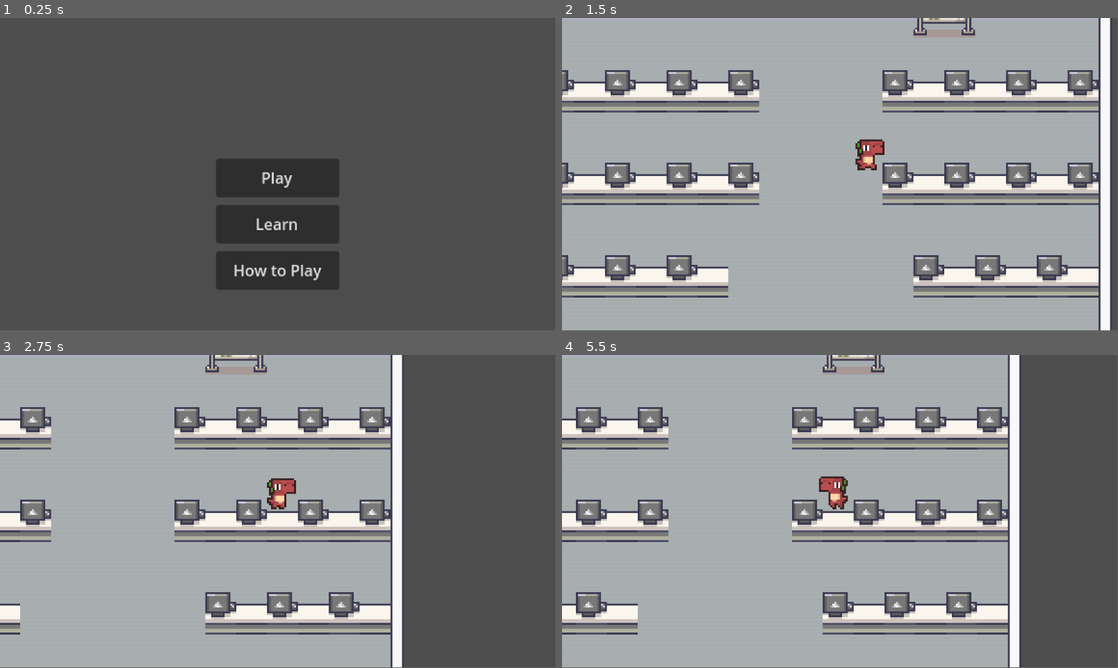
Above: before the commit, frames 1-4 (two rows, left to right).
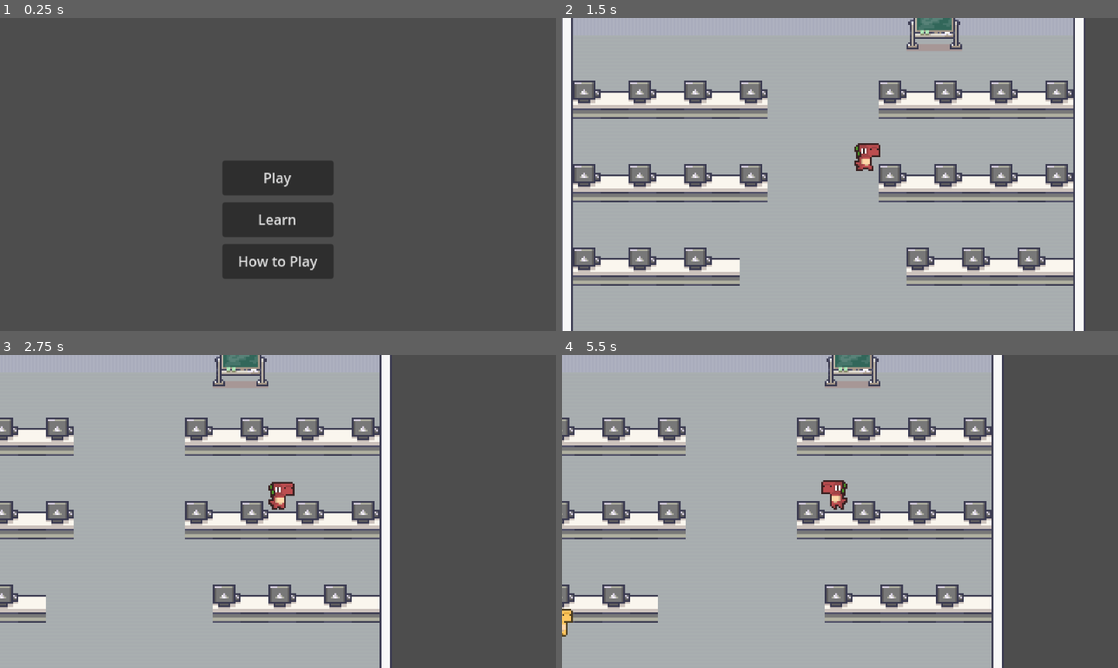
Above: after the commit, the same moments.

Repository: Raikosuu/Full-Tech-Panic_Public
Game: Godot game, scene res://scenes/main_menu.tscn
Two runs of this game, one before a commit and one after it. Both use one fixed random seed, a clock stepped at 60 frames per second and the inputs below.
Inputs (mouse positions are in pixels of both pictures, inside the frame that each line leads up to):
- Up to frame 1 (0.25 s): no input
- Up to frame 2 (1.5 s): click "Play" at 0.5 s; move the mouse to (962, 158) at 1.27 s; hold D (move_right) from 1.28 s (still down); click (962, 158) at 1.42 s
- Up to frame 3 (2.75 s): release D (move_right) at 2 s; drag from (166, 527) to (16, 464) at 2.02 s
- Up to frame 4 (5.5 s): move the mouse to (895, 442) at 2.77 s; hold D (move_right) 2.78-3.5 s; drag from (812, 574) to (717, 464) at 3.52 s; move the mouse to (1006, 558) at 4.27 s; hold A (move_left) 4.28-5 s; drag from (673, 464) to (951, 464) at 5.02 s
In our replay, the window is 799x449 before the commit and 800x450 after it. These sizes can differ from the game's own. Grey fills any space a smaller window leaves; there, only what the larger window draws over its background counts as a difference.

The runs differ from the first frame. In frame 1, 3.4% of the frame differs, in the area x 38-61%, y 45-87%; in frame 2, 31%, in the area x 0-100%, y 0-100%; in frame 3, 19%; in frame 4, 23%.

Commit message:
changed viewport for mobile
made a viewport reference for mobile application in GODOT

Diff:
--- a/project.godot
+++ b/project.godot
@@ -14,6 +14,11 @@
 run/main_scene="uid://ciqcyo1jehrui"
 config/features=PackedStringArray("4.5", "GL Compatibility")
 config/icon="res://icon.svg"
+
+[display]
+
+window/size/viewport_width=1280
+window/size/viewport_height=720
 
 [dotnet]
 
--- a/scenes/minigame1.tscn
+++ b/scenes/minigame1.tscn
@@ -13,15 +13,15 @@
 [node name="Camera2D" type="Camera2D" parent="."]
 zoom = Vector2(7, 7)
 
-[node name="ColorRect" type="ColorRect" parent="."]
+[node name="Mother Board" type="ColorRect" parent="."]
 offset_left = -89.0
-offset_top = 26.0
+offset_top = 43.0
 offset_right = 89.0
-offset_bottom = 69.0
-color = Color(0, 0.397136, 0.35890245, 1)
+offset_bottom = 86.0
+color = Color(3.4172833e-06, 0.7733686, 0.27711436, 1)
 
-[node name="StaticBody2D" type="StaticBody2D" parent="ColorRect"]
+[node name="StaticBody2D" type="StaticBody2D" parent="Mother Board"]
 
-[node name="CollisionShape2D" type="CollisionShape2D" parent="ColorRect/StaticBody2D"]
+[node name="CollisionShape2D" type="CollisionShape2D" parent="Mother Board/StaticBody2D"]
 position = Vector2(89, 21.5)
 shape = SubResource("RectangleShape2D_hyuno")
--- a/scenes/ram_module.tscn
+++ b/scenes/ram_module.tscn
@@ -7,7 +7,7 @@
 bounce = 0.2
 
 [sub_resource type="RectangleShape2D" id="RectangleShape2D_6bpva"]
-size = Vector2(32, 8)
+size = Vector2(56, 12)
 
 [node name="RAM_Module" type="Node2D"]
 
@@ -18,7 +18,10 @@
 script = ExtResource("1_6bpva")
 
 [node name="Ddr4Ram" type="Sprite2D" parent="RigidBody2D"]
+position = Vector2(9.536743e-07, 0)
+scale = Vector2(1.7195122, 1.6666666)
 texture = ExtResource("1_13k6a")
 
 [node name="CollisionShape2D" type="CollisionShape2D" parent="RigidBody2D"]
+position = Vector2(0, -2)
 shape = SubResource("RectangleShape2D_6bpva")
